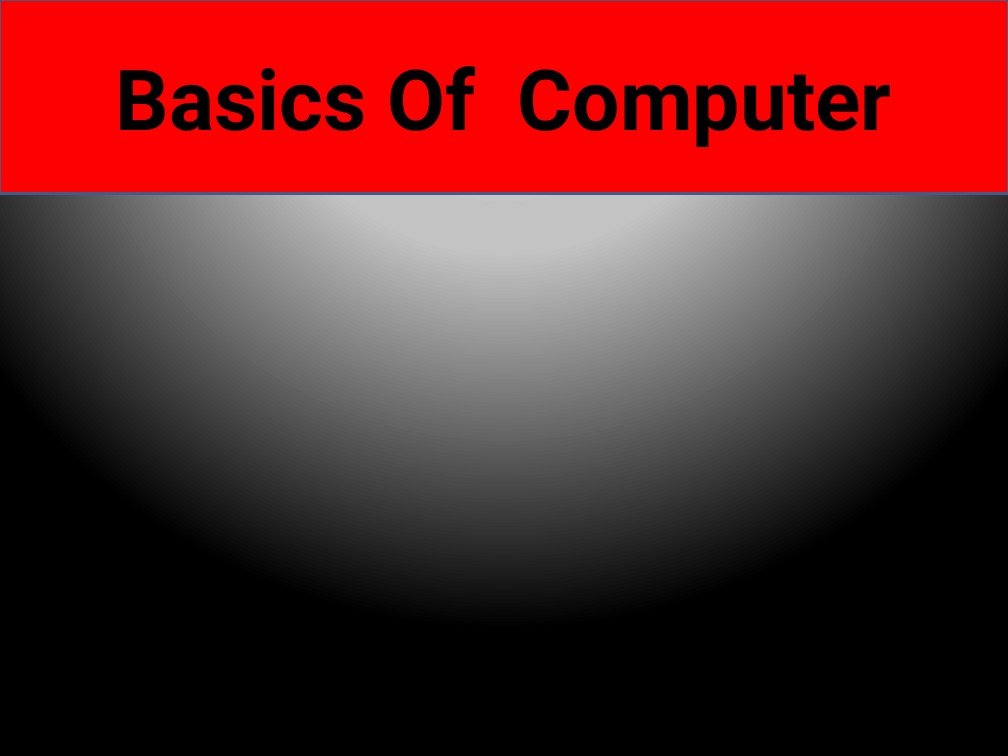
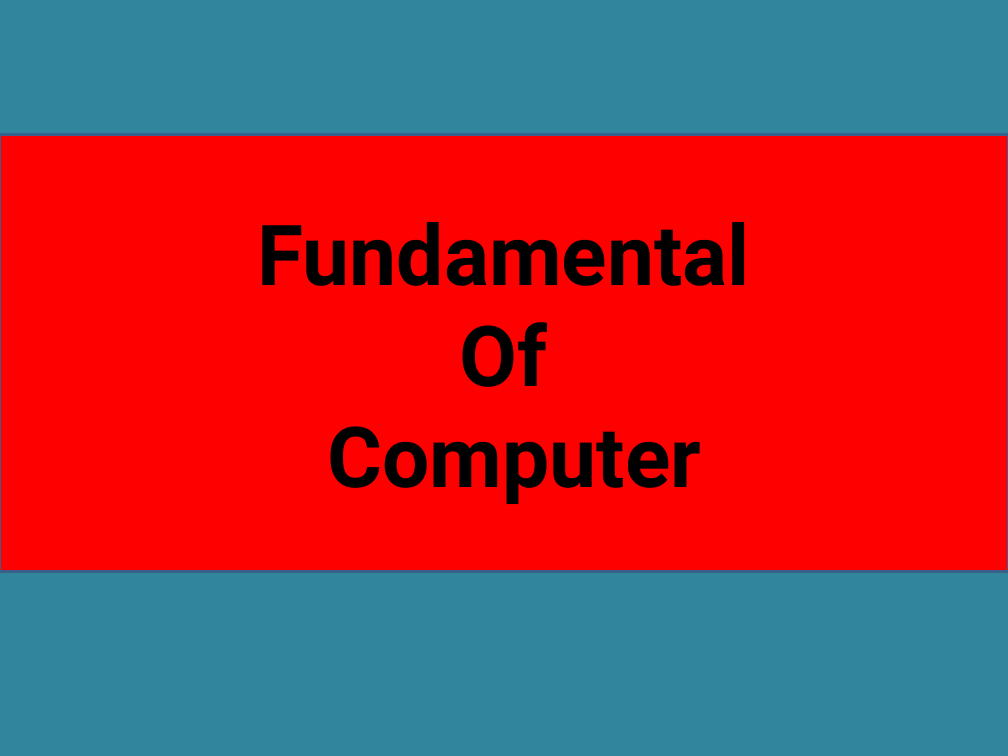
Before and after one commit to RashmivernekarN/keonics, a slide deck: slide 1 of Basics of computer/basic.pptx. Drawn at 1008x756 pixels with LibreOffice and Linux fonts; fonts in the diff are those of the drawing. Boxes give left, top, right and bottom in pixels: in the first picture for what was removed or moved away, otherwise in the second. Text is boxed around its words. In the diff, an @@ line names an element or a change of style, - is before the commit and + after.

```diff
--- a/Basics of computer/basic.pptx
+++ b/Basics of computer/basic.pptx
@@ background gradient #CCCCCC to #C4C4C4 to #000000 to #31859C @@
@@ rectangle "Fundamental": place and size @@
-rectangle "Fundamental" at <box>0,0,1008,194</box>
+rectangle "Fundamental" at <box>0,134,1008,571</box>
@@ text in rectangle at <box>258,222,750,504</box>: text changed @@
-Basics Of Computer
+Fundamental
+Of
+Computer
```
Also in this commit, not shown: 4 other slides changed, 17 slides added, 10 slides removed, 9 other files.
